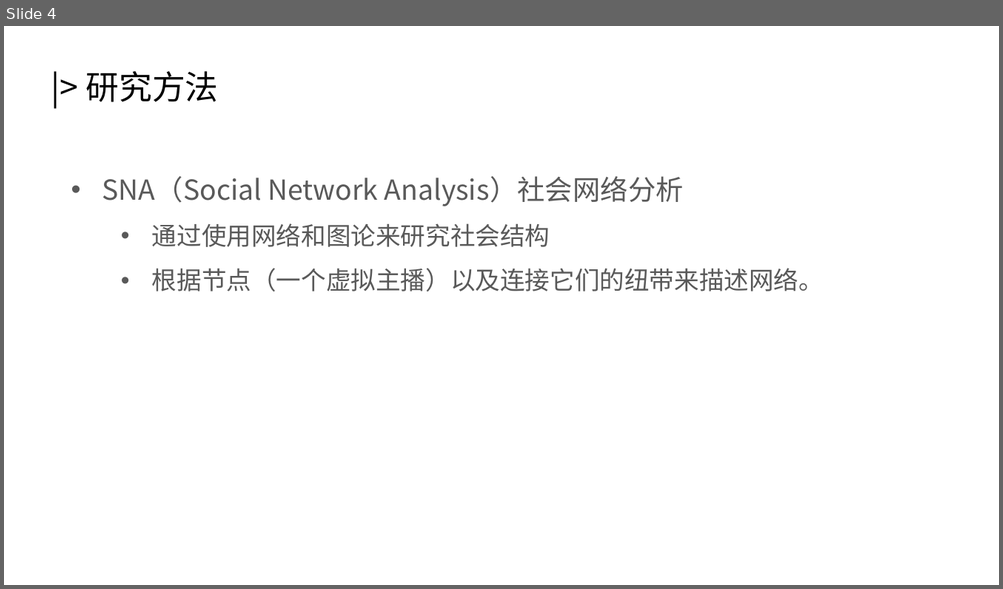
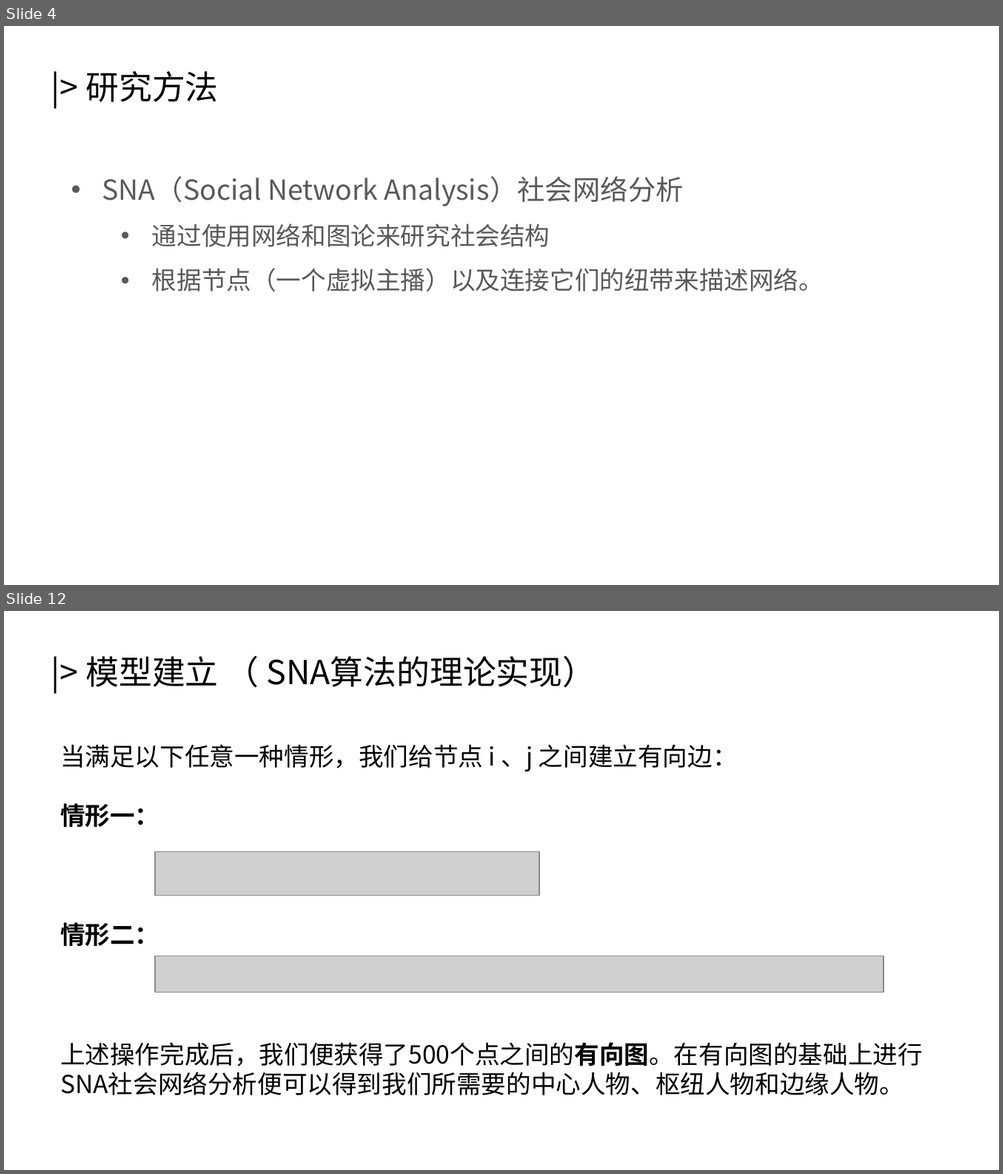
Before and after one commit to HomeArchbishop/math-modeling-2022, a slide deck: essay/复赛答辩.pptx. Shown one above the other, each under a label of ours: slide 4 before the commit, slides 4 and 12 after it; the slides between them are not shown. The pictures are 1003x589 and 1003x1174 pixels, drawn with LibreOffice and Linux fonts; fonts in the diff are those of the drawing; grey boxes stand for pictures. Boxes give left, top, right and bottom in pixels: in the first picture for what was removed or moved away, otherwise in the second. Text is boxed around its words. In the diff, an @@ line names an element or a change of style, - is before the commit and + after.

```diff
--- a/essay/复赛答辩.pptx
+++ b/essay/复赛答辩.pptx
@@ slide 12 added at (4,611,999,1170), background #FFFFFF @@
@@ text added at (86,655,596,687), 24 pt, text #000000 @@
+|> 模型建立 （ SNA算法的理论实现）
@@ text added at (60,744,922,1096), 18 pt, text #000000 @@
+当满足以下任意一种情形，我们给节点 i 、j 之间建立有向边：
+情形一：
+情形二：
+上述操作完成后，我们便获得了500个点之间的有向图。在有向图的基础上进行SNA社会网络分析便可以得到我们所需要的中心人物、枢纽人物和边缘人物。
@@ picture added at (155,851,539,895) @@
@@ picture added at (155,956,883,992) @@
```
Also in this commit, not shown: 1 slide changed, 15 other slides added.
